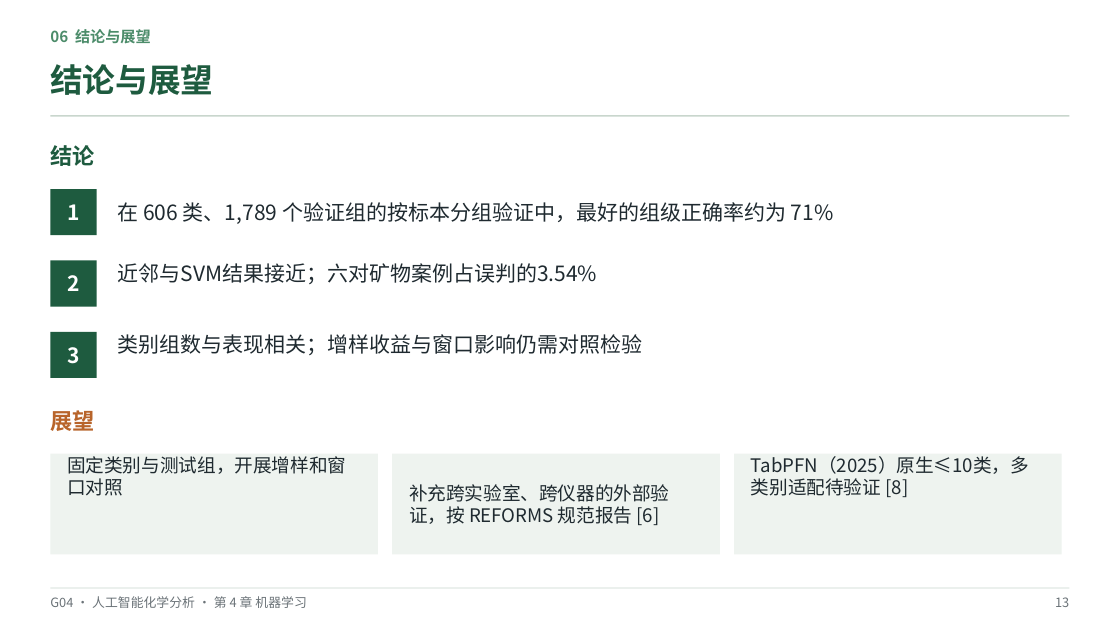
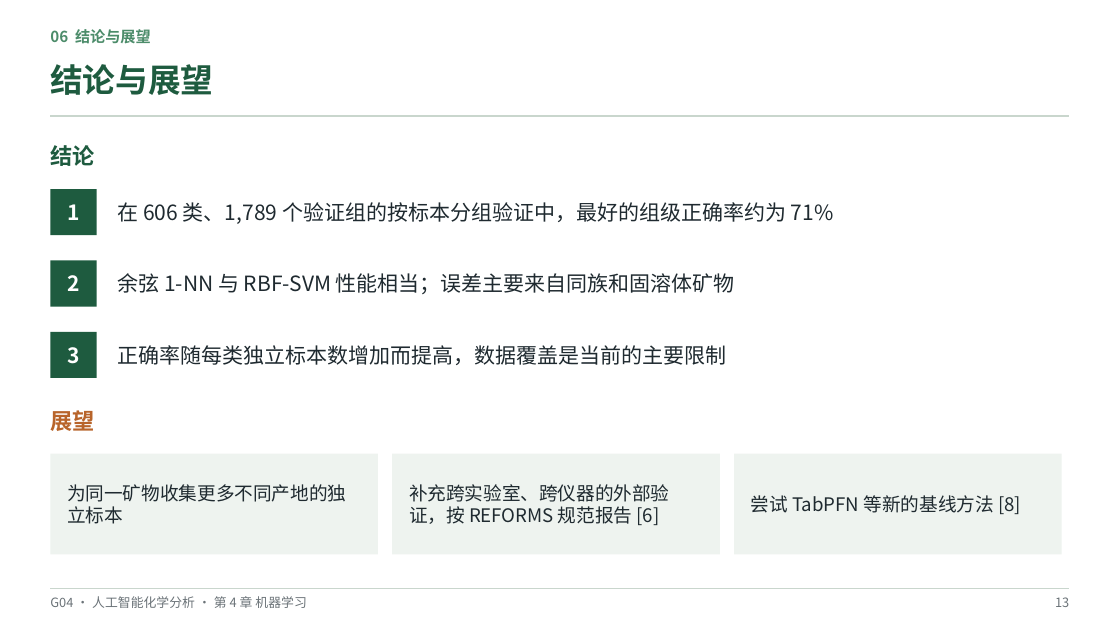
Before and after one commit to hachimi-rabbit/intelligent-analytical-chemistry, a slide deck: slide 13 of resources/annual/2026-2027/student-reports/ch04/G04-Raman-Full-Report-new.pptx. Drawn at 1120x630 pixels with LibreOffice and Linux fonts; fonts in the diff are those of the drawing. Boxes give left, top, right and bottom in pixels: in the first picture for what was removed or moved away, otherwise in the second. Text is boxed around its words. In the diff, an @@ line names an element or a change of style, - is before the commit and + after.

```diff
--- a/resources/annual/2026-2027/student-reports/ch04/G04-Raman-Full-Report-new.pptx
+++ b/resources/annual/2026-2027/student-reports/ch04/G04-Raman-Full-Report-new.pptx
@@ text at box(118, 273, 735, 294): text changed @@
-近邻与SVM结果接近；六对矿物案例占误判的3.54%
+余弦 1-NN 与 RBF-SVM 性能相当；误差主要来自同族和固溶体矿物
@@ text at box(118, 345, 727, 365): text changed @@
-类别组数与表现相关；增样收益与窗口影响仍需对照检验
+正确率随每类独立标本数增加而提高，数据覆盖是当前的主要限制
@@ text at box(67, 484, 346, 524): text changed @@
-固定类别与测试组，开展增样和窗口对照
+为同一矿物收集更多不同产地的独立标本
@@ text at box(751, 495, 1021, 514): text changed @@
-TabPFN（2025）原生≤10类，多类别适配待验证 [8]
+尝试 TabPFN 等新的基线方法 [8]
```
Also in this commit, not shown: 8 other slides changed, 18 other files.
